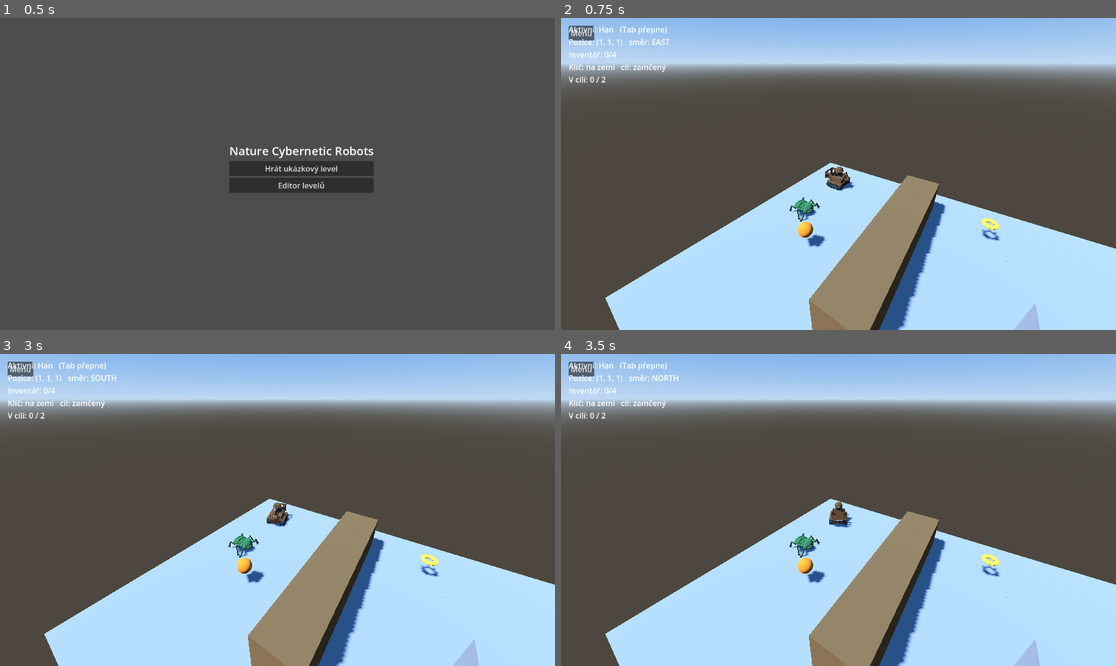
Above: before the commit, frames 1-4 (two rows, left to right).
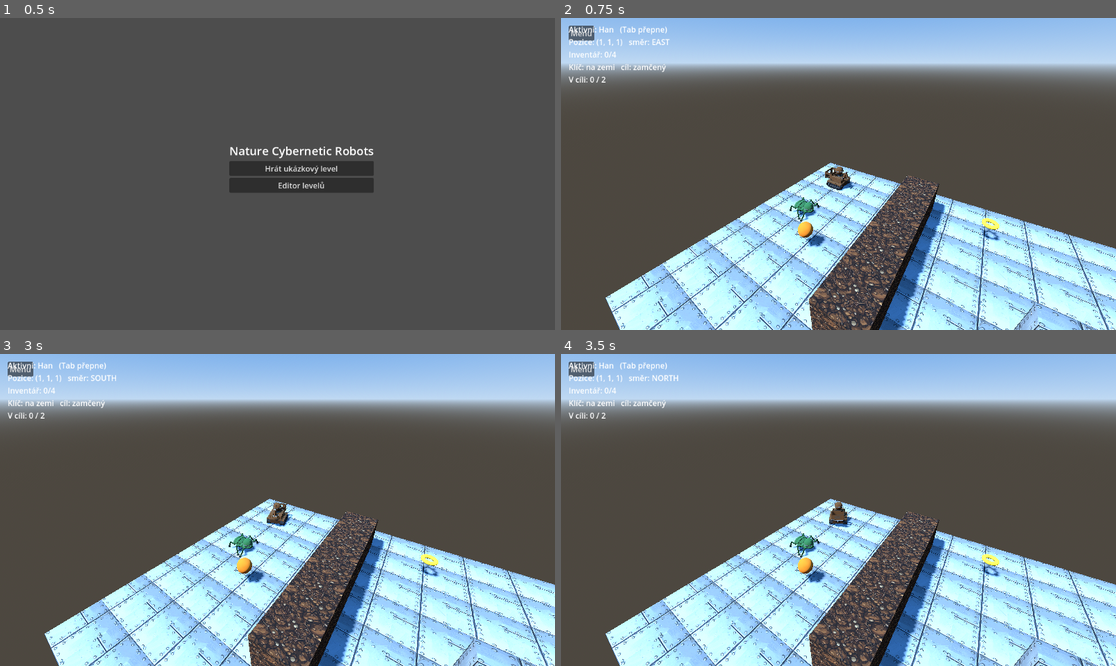
Above: after the commit, the same moments.

Repository: zbynekrybicka/NCR
Game: Godot game, scene res://app/scenes/main.tscn
The game is run twice, just before and just after one commit, with the same random seed, the same clock (stepped at 60 frames per second) and the same inputs.
Inputs (mouse positions are in pixels of both pictures, inside the frame that each line leads up to):
- Up to frame 1 (0.5 s): no input
- Up to frame 2 (0.75 s): click "Hrát ukázkový level" at 0.5 s
- Up to frame 3 (3 s): click "Menu" at 1.25 s; click "Hrát ukázkový level" at 2 s; tap Enter at 2.75 s; move the mouse to (399, 494) at 2.77 s; hold D (turn_right) from 2.78 s (still down); tap Q (action_1) at 2.85 s; click (399, 494) at 2.92 s
- Up to frame 4 (3.5 s): keep holding D (turn_right)

Frame 1 is identical in both runs. In frame 2, 26% of the frame differs, in the area x 8-100%, y 46-100%; in frame 3, 26%; in frame 4, 26%.

Commit message:
Textury kostek a vodní hladina

Diff:
--- a/game/app/editor/editor_view.gd
+++ b/game/app/editor/editor_view.gd
@@ -113,10 +113,14 @@
 	if _mesh_cache.has(block_type):
 		return _mesh_cache[block_type]
 	var color: Color = WorldView.BLOCK_COLORS.get(block_type, Color.MAGENTA)
+	var texture: Texture2D = WorldView.BLOCK_TEXTURES.get(block_type)
 	var mesh := BoxMesh.new()
 	mesh.size = Vector3(CELL_SIZE, CELL_SIZE * (0.5 if block_type == GridTypes.BlockType.RAMP else 1.0), CELL_SIZE)
 	var material := StandardMaterial3D.new()
-	material.albedo_color = color
+	if texture != null:
+		material.albedo_texture = texture
+	else:
+		material.albedo_color = color
 	mesh.material = material
 	_mesh_cache[block_type] = mesh
 	return mesh
@@ -176,13 +180,17 @@
 	var world := WorldState.from_level(level)
 	for i in world.reservoirs.size():
 		var res: ReservoirState = world.reservoirs[i]
-		for cell in res.cells:
+		for cell: Vector3i in res.cells:
 			var depth := world.water_depth_at(cell)
-			if depth == GridTypes.WaterDepth.DRY and not res.unlimited:
+			var shown := depth != GridTypes.WaterDepth.DRY or res.unlimited
+			if not shown:
 				continue
-			var color := Color(0.2, 0.45, 0.95, 0.35) if depth == GridTypes.WaterDepth.DEEP \
-					else Color(0.35, 0.7, 1.0, 0.25)
-			_add_translucent_box(cell, color, 0.98)
+			var above: Vector3i = cell + GridTypes.UP_VECTOR
+			var above_shown := res.has_cell(above) and \
+					(world.water_depth_at(above) != GridTypes.WaterDepth.DRY or res.unlimited)
+			if above_shown:
+				continue # pod hladinou, nezvýrazňovat
+			_content.add_child(WorldView.make_water_surface(cell, depth == GridTypes.WaterDepth.DEEP))
 		_add_marker(res.anchor, Color(0.2, 0.5, 1.0), "Nádrž %d" % i)
 
 func _build_devices() -> void:
--- a/game/app/view/world_view.gd
+++ b/game/app/view/world_view.gd
@@ -17,6 +17,16 @@
 	GridTypes.BlockType.TARGET: Color(0.95, 0.80, 0.20),
 }
 
+## Vygenerované textury (docs/zadani_textury_kostky_urovne_dalle.md) — RAMP a
+## TARGET textury zatím nemají, zůstávají u ploché barvy z BLOCK_COLORS.
+const BLOCK_TEXTURES := {
+	GridTypes.BlockType.WALL: preload("res://assets/level_blocks/textures/zed_ocel.jpg"),
+	GridTypes.BlockType.DIRT: preload("res://assets/level_blocks/textures/hlina.jpg"),
+	GridTypes.BlockType.STONE: preload("res://assets/level_blocks/textures/kamen.jpg"),
+	GridTypes.BlockType.ICE: preload("res://assets/level_blocks/textures/led.jpg"),
+	GridTypes.BlockType.WOOD: preload("res://assets/level_blocks/textures/drevo.jpg"),
+}
+
 const ROBOT_COLORS := {
 	GridTypes.RobotKind.HAN: Color(0.60, 0.40, 0.20),
 	GridTypes.RobotKind.DUL: Color(0.20, 0.45, 0.85),
@@ -27,10 +37,13 @@
 	GridTypes.RobotKind.IL: Color(0.90, 0.75, 0.25),
 }
 
-## Voda se kreslí stejně jako v editoru (§17.1) — průhledná kostka na každé
-## zatopené buňce, sytější v hluboké vodě.
+## Voda se kreslí stejně jako v editoru (§17.1) — jen hladina, ne celý objem
+## pod ní (§9.2): tenká čtvercová deska v horní části kostky u hluboké vody,
+## v polovině výšky kostky u mělčiny. Kreslí se jen nejvyšší mokrá buňka v
+## každém sloupci nádrže, sytější barvou v hluboké vodě.
 const WATER_COLOR_SHALLOW := Color(0.35, 0.7, 1.0, 0.25)
 const WATER_COLOR_DEEP := Color(0.2, 0.45, 0.95, 0.35)
+const WATER_SURFACE_THICKNESS := CELL_SIZE * 0.04
 
 ## Ohrádka lemující půdorys levelu — hranoly o průřezu 0,01 kostky přiléhající
 ## k okraji mřížky, aby byla vidět hranice hratelné plochy (zejména v
@@ -61,7 +74,8 @@
 		var multi_mesh := MultiMesh.new()
 		multi_mesh.transform_format = MultiMesh.TRANSFORM_3D
 		multi_mesh.mesh = _box_mesh(BLOCK_COLORS[block_type],
-				block_type == GridTypes.BlockType.RAMP)
+				block_type == GridTypes.BlockType.RAMP,
+				BLOCK_TEXTURES.get(block_type))
 		var instance := MultiMeshInstance3D.new()
 		instance.multimesh = multi_mesh
 		add_child(instance)
@@ -74,11 +88,14 @@
 	_build_boundary_fence()
 	_add_light()
 
-func _box_mesh(color: Color, half_height: bool) -> Mesh:
+func _box_mesh(color: Color, half_height: bool, texture: Texture2D = null) -> Mesh:
 	var mesh := BoxMesh.new()
 	mesh.size = Vector3(CELL_SIZE, CELL_SIZE * (0.5 if half_height else 1.0), CELL_SIZE)
 	var material := StandardMaterial3D.new()
-	material.albedo_color = color
+	if texture != null:
+		material.albedo_texture = texture
+	else:
+		material.albedo_color = color
 	mesh.material = material
 	return mesh
 
@@ -147,25 +164,33 @@
 	_water_root = Node3D.new()
 	add_child(_water_root)
 	for res in world.reservoirs:
-		for cell in res.cells:
+		for cell: Vector3i in res.cells:
 			var depth := world.water_depth_at(cell)
 			if depth == GridTypes.WaterDepth.DRY:
 				continue
-			_add_water_box(cell, WATER_COLOR_DEEP if depth == GridTypes.WaterDepth.DEEP \
-					else WATER_COLOR_SHALLOW)
-
-func _add_water_box(cell: Vector3i, color: Color) -> void:
+			var above: Vector3i = cell + GridTypes.UP_VECTOR
+			if res.has_cell(above) and world.water_depth_at(above) != GridTypes.WaterDepth.DRY:
+				continue # pod hladinou, nezvýrazňovat
+			_water_root.add_child(make_water_surface(cell, depth == GridTypes.WaterDepth.DEEP))
+
+## Tenká deska hladiny na dané buňce — u hluboké vody přiléhá k horní stěně
+## kostky, u mělčiny leží v polovině její výšky. Sdíleno s EditorView, aby
+## autor levelu viděl přesně to, co uvidí hráč.
+static func make_water_surface(cell: Vector3i, deep: bool) -> MeshInstance3D:
 	var mesh := BoxMesh.new()
-	mesh.size = Vector3.ONE * (CELL_SIZE * 0.98)
+	mesh.size = Vector3(CELL_SIZE * 0.98, WATER_SURFACE_THICKNESS, CELL_SIZE * 0.98)
 	var material := StandardMaterial3D.new()
-	material.albedo_color = color
+	material.albedo_color = WATER_COLOR_DEEP if deep else WATER_COLOR_SHALLOW
 	material.transparency = BaseMaterial3D.TRANSPARENCY_ALPHA
 	material.shading_mode = BaseMaterial3D.SHADING_MODE_UNSHADED
 	mesh.surface_set_material(0, material)
 	var node := MeshInstance3D.new()
 	node.mesh = mesh
-	node.position = cell_to_position(cell)
-	_water_root.add_child(node)
+	var pos := cell_to_position(cell)
+	if deep:
+		pos.y += CELL_SIZE * 0.5 - WATER_SURFACE_THICKNESS * 0.5
+	node.position = pos
+	return node
 
 ## Čtyři tenké hranoly podél obvodu půdorysu (X/Z), přiléhající zvenčí k
 ## okraji mřížky (roh (0,0,0) leží v počátku, viz cell_to_position) — leží
Binary file added: game/assets/level_blocks/textures/drevo.jpg
Not shown, added: game/assets/level_blocks/textures/drevo.jpg.import
Binary file added: game/assets/level_blocks/textures/hlina.jpg
Not shown, added: game/assets/level_blocks/textures/hlina.jpg.import
Binary file added: game/assets/level_blocks/textures/kamen.jpg
Not shown, added: game/assets/level_blocks/textures/kamen.jpg.import
Binary file added: game/assets/level_blocks/textures/led.jpg
Not shown, added: game/assets/level_blocks/textures/led.jpg.import
Binary file added: game/assets/level_blocks/textures/zed_ocel.jpg
Not shown, added: game/assets/level_blocks/textures/zed_ocel.jpg.import
Not shown, added: blender/cubes/drevo.jpg
Not shown, added: blender/cubes/hlina.jpg
(and 4 more such lines)
